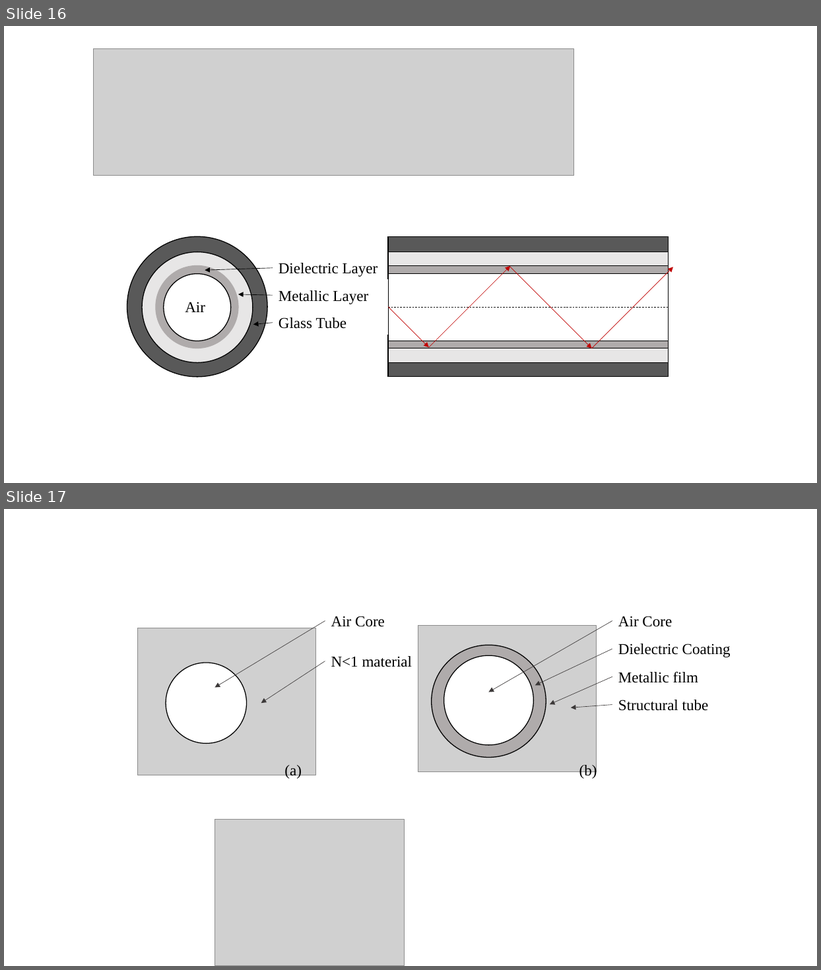
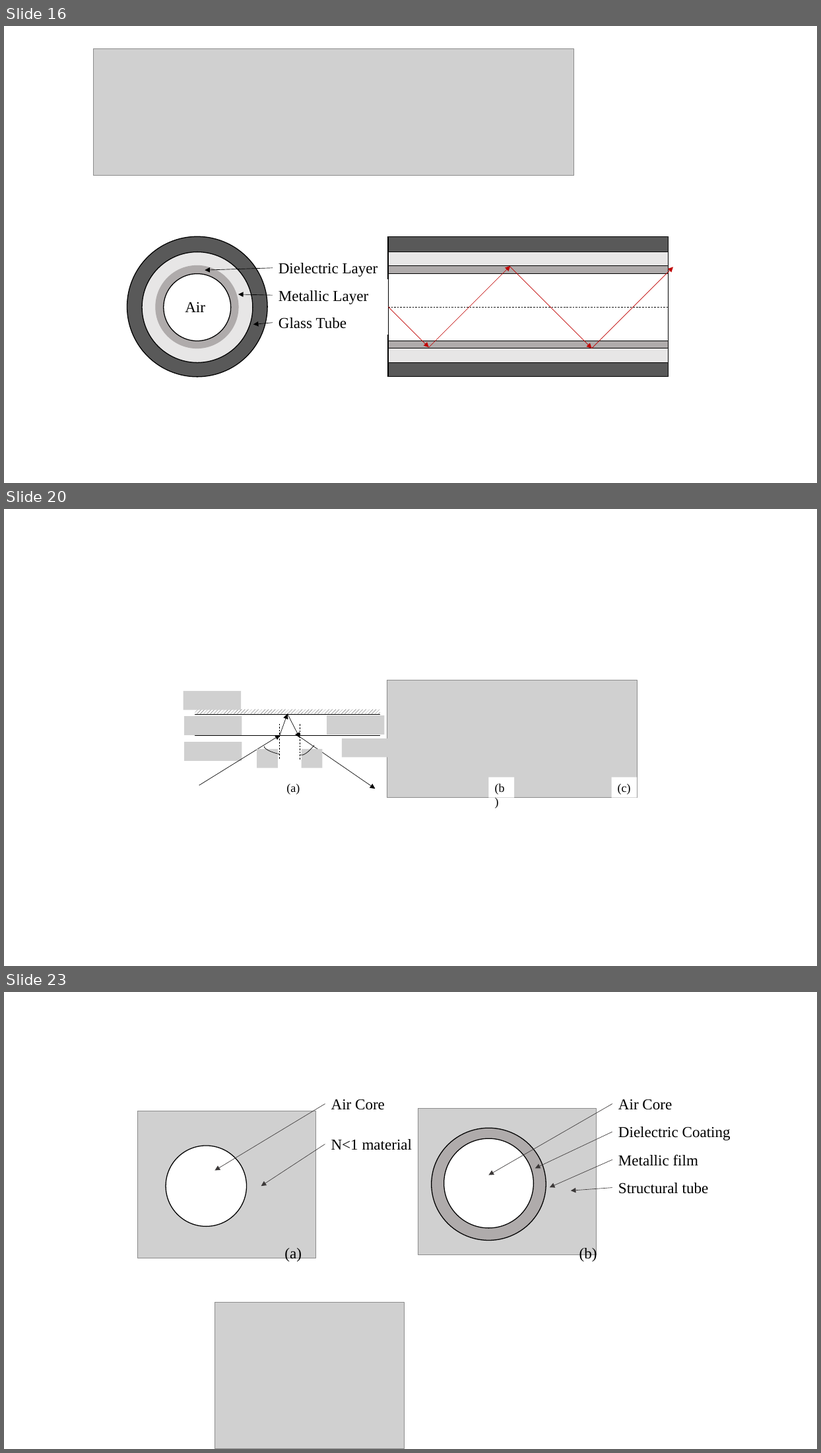
Before and after one commit to alwee021/CV, a slide deck: 毕业论文/论文用图.pptx. Shown one above the other, each under a label of ours: slides 16 and 17 before the commit, slides 16, 20 and 23 after it; the slides between them are not shown. The pictures are 821x970 and 821x1453 pixels, drawn with LibreOffice and Linux fonts; fonts in the diff are those of the drawing; grey boxes stand for pictures. Boxes give left, top, right and bottom in pixels: in the first picture for what was removed or moved away, otherwise in the second. Text is boxed around its words. In the diff, an @@ line names an element or a change of style, - is before the commit and + after.

```diff
--- a/毕业论文/论文用图.pptx
+++ b/毕业论文/论文用图.pptx
@@ slide 20 added at (4, 509, 817, 966), background #FFFFFF @@
@@ group added at (184, 681, 637, 798): 8 pictures, 4 lines, 4 arrows, 3 rectangles, 2 arc (boxed as its full ellipse)s, 1 text @@
+(a)
+(b)
+(c)
@@ what was slide 17 is now slide 23 @@
```
Also in this commit, not shown: 1 slide changed, 5 other slides added, 1 other file.
